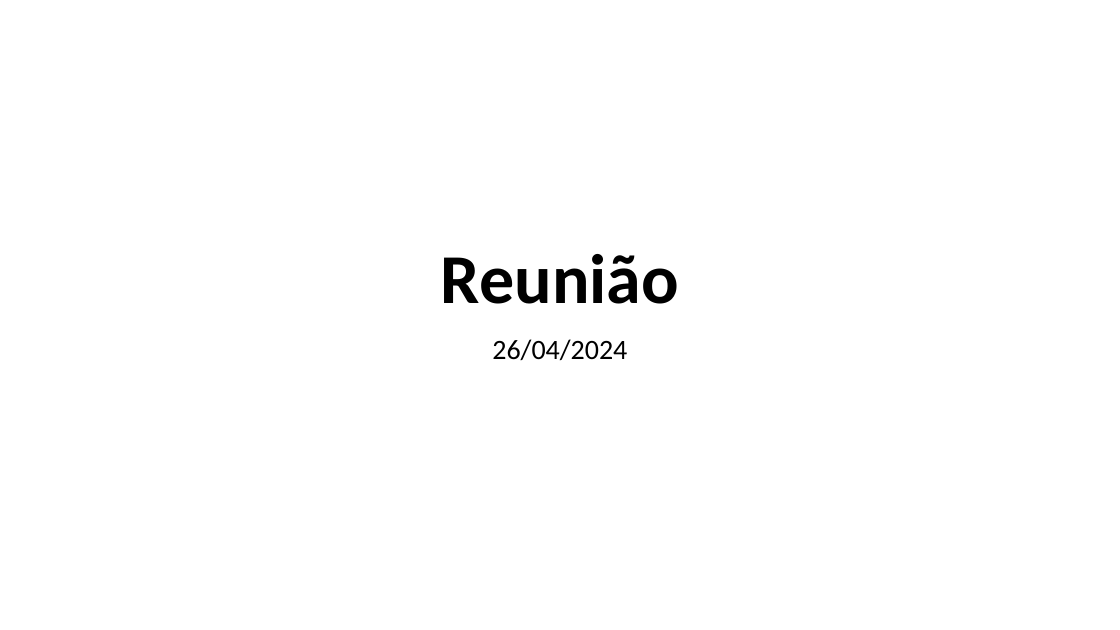
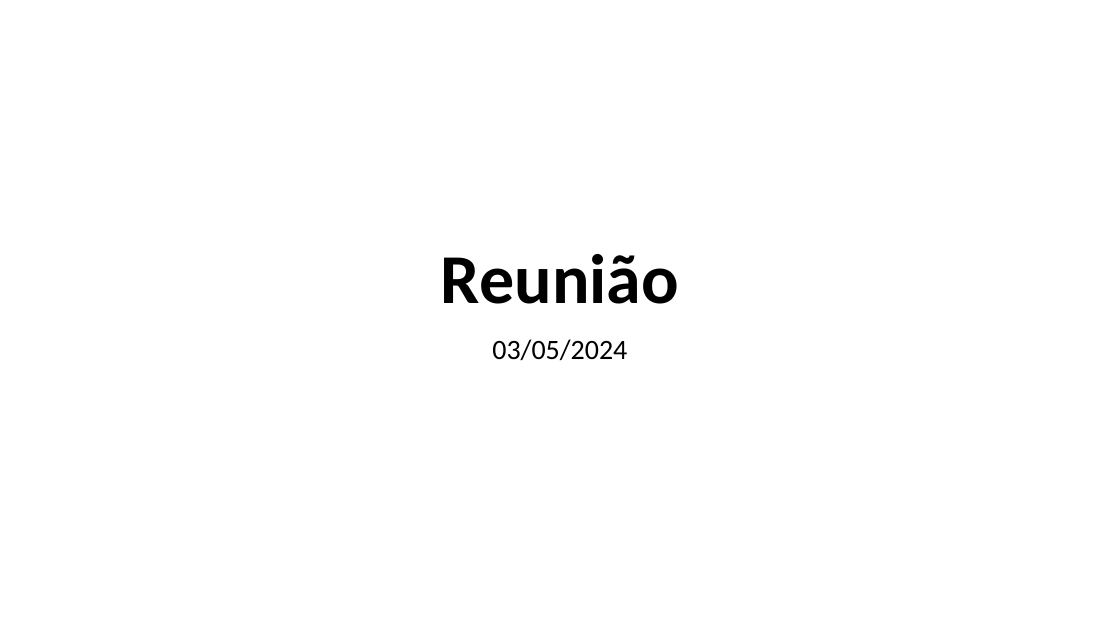
Before and after one commit to MiguelLoureiro98/timecave, a slide deck: slide 1 of papers/.ppt/TimeSeriesCV_03052024.pptx. Drawn at 1120x630 pixels with LibreOffice and Linux fonts; fonts in the diff are those of the drawing. Boxes give left, top, right and bottom in pixels: in the first picture for what was removed or moved away, otherwise in the second. Text is boxed around its words. In the diff, an @@ line names an element or a change of style, - is before the commit and + after.

```diff
--- a/papers/.ppt/TimeSeriesCV_03052024.pptx
+++ b/papers/.ppt/TimeSeriesCV_03052024.pptx
@@ subtitle at (492,339,627,361): text changed @@
-26/04/2024
+03/05/2024
```
Also in this commit, not shown: 2 other slides changed, 3 slides added, 2 slides removed.
